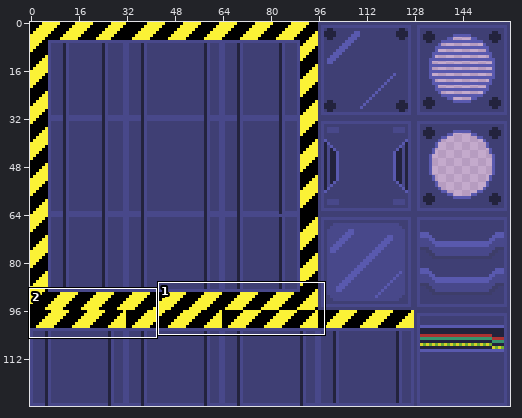
Edited in one commit: sprite sheet (Art/2D/Tileset.png). The first picture is a wide view before the edit; the outline marks the close-up.
Close-up. Earlier state:
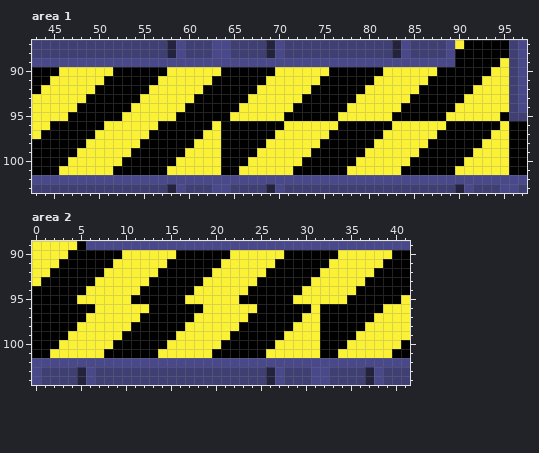
The file is 160x128 pixels. Shown: area 1: x 43..97, y 87..103; area 2: x 0..41, y 89..104.
After the commit:
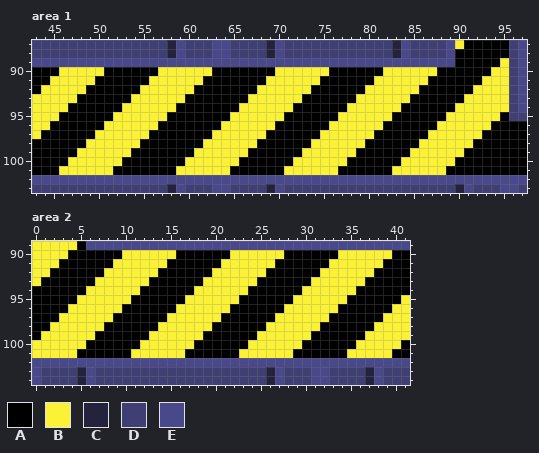
Palette (. is transparent): A #000000  B #fbf236  C #23233d  D #3f3f74  E #48488a
Edits made:
Area 1:
y 90: x 51 B -> A; x 57 A -> B; x 63 B -> A
y 91: x 50 B -> A; x 56 A -> B; x 62 B -> A
y 92: x 49 B -> A; x 55 A -> B; x 61 B -> A
y 93: x 48 B -> A; x 54 A -> B; x 60 B -> A
y 94: x 47 B -> A; x 53 A -> B; x 59 B -> A
y 95: x 46 B -> A; x 52 A -> B; x 58 B -> A
y 96: x 63..69 BAAAAAA -> ABBBBBB; x 71..75 BBBBB -> AAAAA; x 77..81 AAAAA -> BBBBB; x 83..87 BBBBB -> AAAAA; x 89..93 AAAAA -> BBBBB; x 95 B -> A
y 97: x 62 B -> A; x 64..68 AAAAA -> BBBBB; x 70..74 BBBBB -> AAAAA; x 76..80 AAAAA -> BBBBB; x 82..86 BBBBB -> AAAAA; x 88..92 AAAAA -> BBBBB; x 94..95 BB -> AA
y 98: x 61 B -> A; x 64..67 AAAA -> BBBB; x 69..73 BBBBB -> AAAAA; x 75..79 AAAAA -> BBBBB; x 81..85 BBBBB -> AAAAA; x 87..91 AAAAA -> BBBBB; x 93..95 BBB -> AAA
y 99: x 60 B -> A; x 64..66 AAA -> BBB; x 68..72 BBBBB -> AAAAA; x 74..78 AAAAA -> BBBBB; x 80..84 BBBBB -> AAAAA; x 86..90 AAAAA -> BBBBB; x 92..95 BBBB -> AAAA
y 100: x 59 B -> A; x 64..65 AA -> BB; x 67..71 BBBBB -> AAAAA; x 73..77 AAAAA -> BBBBB; x 79..83 BBBBB -> AAAAA; x 85..89 AAAAA -> BBBBB; x 91..95 BBBBB -> AAAAA
y 101: x 58 B -> A; x 64 A -> B; x 66..70 BBBBB -> AAAAA; x 72..76 AAAAA -> BBBBB; x 78..82 BBBBB -> AAAAA; x 84..88 AAAAA -> BBBBB; x 90..95 BBBBBB -> AAAAAA
Area 2:
y 96: x 4..6 AAA -> BBB; x 10..12 BBB -> AAA; x 16..18 AAA -> BBB; x 22..24 BBB -> AAA; x 28..30 AAA -> BBB; x 32..33 AA -> BB; x 39 B -> A
y 97: x 3..5 AAA -> BBB; x 9..11 BBB -> AAA; x 15..17 AAA -> BBB; x 21..23 BBB -> AAA; x 27..29 AAA -> BBB; x 32 A -> B; x 38 B -> A
y 98: x 2..4 AAA -> BBB; x 8..10 BBB -> AAA; x 14..16 AAA -> BBB; x 20..22 BBB -> AAA; x 26..28 AAA -> BBB; x 37 B -> A
y 99: x 1..3 AAA -> BBB; x 7..9 BBB -> AAA; x 13..15 AAA -> BBB; x 19..21 BBB -> AAA; x 25..27 AAA -> BBB; x 31 B -> A; x 36 B -> A
y 100: x 0..2 AAA -> BBB; x 6..8 BBB -> AAA; x 12..14 AAA -> BBB; x 18..20 BBB -> AAA; x 24..26 AAA -> BBB; x 30..31 BB -> AA; x 35 B -> A
y 101: x 0..1 AA -> BB; x 5..7 BBB -> AAA; x 11..13 AAA -> BBB; x 17..19 BBB -> AAA; x 23..25 AAA -> BBB; x 29..31 BBB -> AAA; x 34 B -> A
Boxes around the changes in both close-ups, in picture pixels (x1, y1, x2, y2):
changed: (59, 67, 509, 175)
changed: (32, 304, 392, 358)
